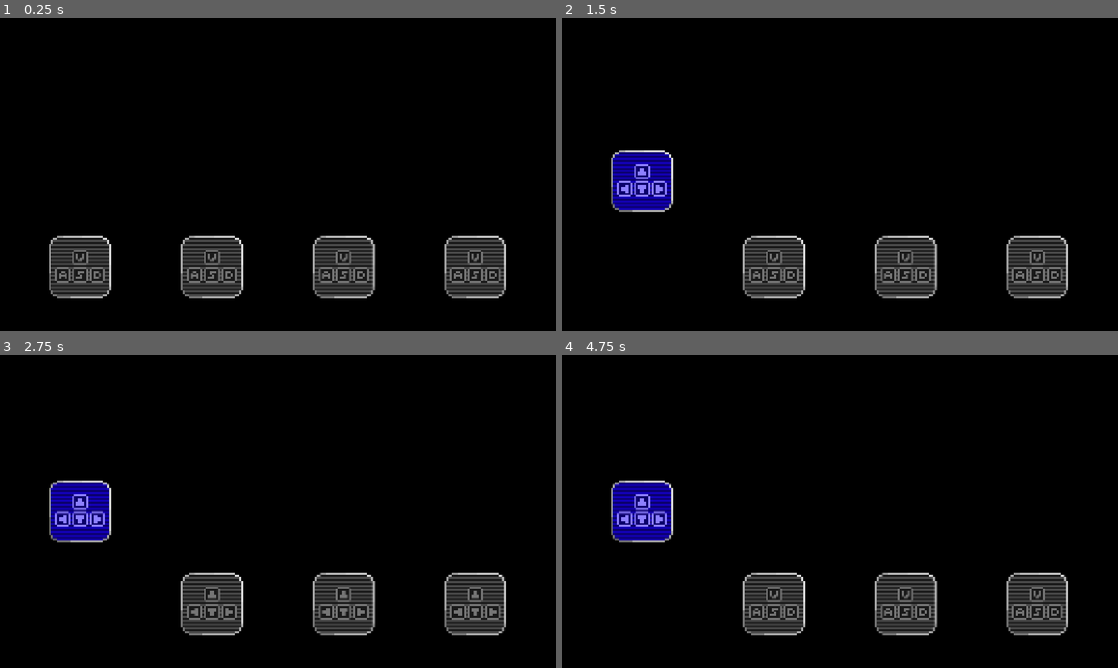
Above: before the commit, frames 1-4 (two rows, left to right).
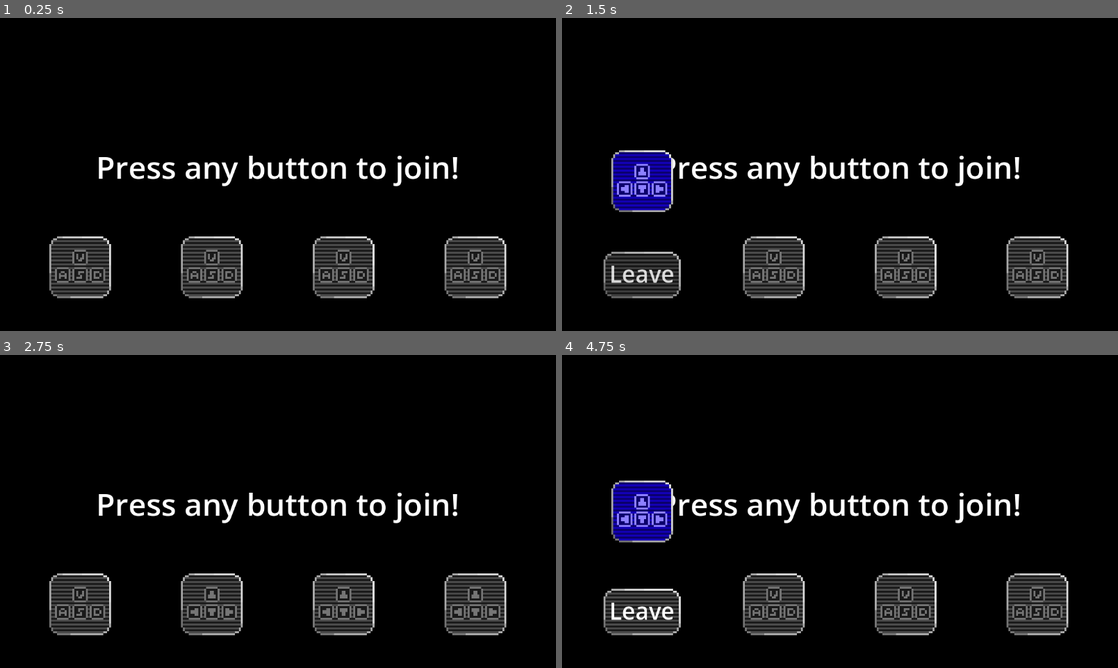
Above: after the commit, the same moments.

Repository: Game-Development-Club-at-UMD/co-op-framework
Game: Godot game, scene res://Framework/Splitscreen/framework_control.tscn
Two runs of this game, one before a commit and one after it. Both use one fixed random seed, a clock stepped at 60 frames per second and the inputs below.
Inputs (mouse positions are in pixels of both pictures, inside the frame that each line leads up to):
- Up to frame 1 (0.25 s): no input
- Up to frame 2 (1.5 s): click (639, 265) at 0.52 s; tap Enter at 1.25 s; hold Right (keyboard_arrow_keys_right) from 1.28 s (still down)
- Up to frame 3 (2.75 s): release Right (keyboard_arrow_keys_right) at 2 s; click (77, 611) at 2 s, where only the run after the commit has a clickable "[center]Leave"
- Up to frame 4 (4.75 s): tap Enter at 2.75, 3.5, 4.25 s; hold Down (keyboard_arrow_keys_down) 2.78-3.53 s; hold Right (keyboard_arrow_keys_right) 3.53-4.28 s; hold Up (keyboard_arrow_keys_up) from 4.28 s (still down)

The runs differ from the first frame. In frame 1, 3.2% of the frame differs, in the area x 8-92%, y 44-90%; in frame 2, 4.7%; in frame 3, 7.0%, in the area x 8-92%, y 40-90%; in frame 4, 5.4%.

Commit message:
Basic and bad camera functionality. Should eventually be evolved to include 3D as a possibility.

Diff:
--- /dev/null
+++ b/Example Game/scenes/example_game.gd
@@ -0,0 +1,10 @@
+extends Node2D
+
+var player = preload("res://Example Game/scenes/example_player.tscn")
+
+## Starts the game with the given number of players.
+func start(number_of_players: int) -> void:
+	for i in number_of_players:
+		var new_player = player.instantiate()
+		add_child(new_player)
+		new_player.set_player_num(i + 1)
--- a/Example Game/scenes/example_game.tscn
+++ b/Example Game/scenes/example_game.tscn
@@ -1,12 +1,11 @@
 [gd_scene format=3 uid="uid://tbq21h2pw7k5"]
 
 [ext_resource type="Texture2D" uid="uid://c6df44tthmwdi" path="res://Example Game/assets/IMG_0618.jpeg" id="1_pag7w"]
-[ext_resource type="PackedScene" uid="uid://bvoswhpcw6t30" path="res://Example Game/scenes/example_player.tscn" id="2_likib"]
+[ext_resource type="Script" uid="uid://0v6yncf8sj1n" path="res://Example Game/scenes/example_game.gd" id="1_tyklc"]
 
 [node name="Example Game" type="Node2D" unique_id=629457840]
+script = ExtResource("1_tyklc")
 
 [node name="Sprite2D" type="Sprite2D" parent="." unique_id=1576830577]
 rotation = 3.1415927
 texture = ExtResource("1_pag7w")
-
-[node name="ExamplePlayer" parent="Sprite2D" unique_id=737787713 instance=ExtResource("2_likib")]
--- a/Example Game/scenes/example_player.gd
+++ b/Example Game/scenes/example_player.gd
@@ -1,7 +1,21 @@
 extends CharacterBody2D
 
-@export var player_number: int = 1
+@onready var sprite = $"Sprite2D"
+
+var camera: Camera2D
+
+const SPEED = 200
+
+var player_number: int = 1
 
 func _physics_process(_delta: float) -> void:
-	if Input.is_action_pressed(CoopInput.get_player(player_number).UP):
-		print("horray")
+	velocity.x = SPEED * Input.get_axis(CoopInput.get_player(player_number).LEFT, CoopInput.get_player(player_number).RIGHT)
+	velocity.y = SPEED * Input.get_axis(CoopInput.get_player(player_number).UP, CoopInput.get_player(player_number).DOWN)
+	move_and_slide()
+	camera.position = position
+
+func set_player_num(player_num: int) -> void:
+	player_number = player_num
+	sprite.frame = player_num - 1
+	position.x = player_number * 120 - 240
+	camera = Cameras.get_camera(player_num)
--- a/Example Game/scenes/example_player.tscn
+++ b/Example Game/scenes/example_player.tscn
@@ -1,11 +1,22 @@
 [gd_scene format=3 uid="uid://bvoswhpcw6t30"]
 
 [ext_resource type="Script" uid="uid://cywjqo66fw4j5" path="res://Example Game/scenes/example_player.gd" id="1_w5njd"]
+[ext_resource type="Texture2D" uid="uid://1hrijv756jxx" path="res://Example Game/assets/paladog.png" id="2_g5m00"]
 
-[sub_resource type="RectangleShape2D" id="RectangleShape2D_bk7jt"]
+[sub_resource type="CircleShape2D" id="CircleShape2D_g5m00"]
+radius = 50.0
 
 [node name="ExamplePlayer" type="CharacterBody2D" unique_id=737787713]
+collision_layer = 2
+collision_mask = 3
+platform_floor_layers = 4294967293
 script = ExtResource("1_w5njd")
 
 [node name="CollisionShape2D" type="CollisionShape2D" parent="." unique_id=696502715]
-shape = SubResource("RectangleShape2D_bk7jt")
+shape = SubResource("CircleShape2D_g5m00")
+
+[node name="Sprite2D" type="Sprite2D" parent="." unique_id=25563566]
+texture_filter = 1
+texture = ExtResource("2_g5m00")
+hframes = 2
+vframes = 2
--- a/Framework/Player Select Screen/player_select_screen.gd
+++ b/Framework/Player Select Screen/player_select_screen.gd
@@ -53,6 +53,7 @@
 		else:
 			player_input_cards[i].set_needs_to_exist_to_play_game(false)
 		player_input_cards[i].disconnect_control_type()
+		player_input_cards[i].set_player_select_screen(self)
 
 	# hide all players that can never join
 	for i in range(0, MAX_PLAYER_COUNT):
@@ -108,6 +109,15 @@
 	player_count += 1
 	CoopInput.get_player(player_count).assign_inputs(control_name)
 
+## Removes player at given player number.
+func remove_player(player_num: int) -> void:
+	# just do the opposite of add_new_player
+	player_input_cards[player_num - 1].disconnect_control_type()
+	currently_used_controls.pop_at(player_num - 1)
+	player_count -= 1
+	# shift all other controllers left
+
+
 ## TRIES to start game. Fails if there aren't enough players.
 func start_game() -> void:
 	if player_count < minimum_players: return
--- a/Framework/Player Select Screen/player_select_screen.tscn
+++ b/Framework/Player Select Screen/player_select_screen.tscn
@@ -64,3 +64,28 @@
 [node name="Player Input Card4" parent="CanvasLayer/Control/MarginContainer/HBoxContainer" unique_id=1203042942 instance=ExtResource("2_ibhy5")]
 layout_mode = 2
 player_num = 4
+
+[node name="Control" type="Control" parent="CanvasLayer/Control" unique_id=1949118702]
+layout_mode = 1
+anchors_preset = 8
+anchor_left = 0.5
+anchor_top = 0.5
+anchor_right = 0.5
+anchor_bottom = 0.5
+offset_left = -20.0
+offset_top = -20.0
+offset_right = 20.0
+offset_bottom = 20.0
+grow_horizontal = 2
+grow_vertical = 2
+
+[node name="Instructions" type="RichTextLabel" parent="CanvasLayer/Control/Control" unique_id=1003530152]
+layout_mode = 0
+offset_left = -556.0
+offset_top = -40.0
+offset_right = 596.0
+offset_bottom = 66.0
+mouse_filter = 2
+theme_override_font_sizes/normal_font_size = 64
+bbcode_enabled = true
+text = "[center]Press any button to join!"
--- a/Framework/Player Select Screen/ui_elements/player_input_card.gd
+++ b/Framework/Player Select Screen/ui_elements/player_input_card.gd
@@ -6,14 +6,20 @@
 @onready var sprite = $"Sprite2D"
 @onready var timer = $"InputHint Timer"
 @onready var anim = $"AnimationPlayer"
+@onready var disconnect_button = $"Disconnect"
 
 ## When true, this player needs to connect to the game for it to start.
 var needs_to_exist_to_play_game: bool = false
+
+## When true, you can disconnect.
+var connected: bool = false
 
 ## Loaded when player MUST exist for the game to run, or whenever the player is joined.
 @onready var connected_texture: Texture = load("res://Framework/Player Select Screen/assets/p" + str(player_num) + "_controls.png")
 ## Loaded whenever the player is disconnected and doesn't need to join for the game to start.
 @onready var disconnected_texture: Texture = load("res://Framework/Player Select Screen/assets/gray_controls.png")
+
+var player_select_screen: Node
 
 ## Determines what inputs are hinted when no player is connected.
 ## 1 represents keyboard_wasd, 2 represents keyboard_arrow_keys, 3 represents controller.
@@ -33,6 +39,7 @@
 	timer.stop()
 	anim.stop(true)
 	anim.play("connect")
+	connected = true
 
 ## Runs when controller is disconnected. Stays colored if player must be connected for the game to start (like P1).
 func disconnect_control_type() -> void:
@@ -44,6 +51,7 @@
 	_on_input_hint_timer_timeout()
 	anim.stop(true)
 	anim.play("disconnect")
+	connected = false
 
 ## Sets the controls that this input card will hint at.
 func set_valid_controls(wasd: bool, arrow_keys: bool, controller: bool) -> void:
@@ -71,3 +79,14 @@
 		sprite.frame = allowed_input_methods[current_index]
 	# written this way to make the animation prettier when connecting/disconnecting
 	timer.start()
+
+## Runs whenever disconnect is pressed, either by mouse or cursor.
+func disconnect_pressed() -> void:
+	if connected and player_select_screen != null:
+		player_select_screen.remove_player(player_num)
+
+func _on_texture_button_pressed() -> void:
+	disconnect_pressed()
+
+func set_player_select_screen(screen: Node) -> void:
+	player_select_screen = screen
--- a/Framework/Player Select Screen/ui_elements/player_input_card.tscn
+++ b/Framework/Player Select Screen/ui_elements/player_input_card.tscn
@@ -2,6 +2,9 @@
 
 [ext_resource type="Script" uid="uid://j625s1r5tioo" path="res://Framework/Player Select Screen/ui_elements/player_input_card.gd" id="1_wwkgb"]
 [ext_resource type="Texture2D" uid="uid://o80clhap7fbf" path="res://Framework/Player Select Screen/assets/gray_controls.png" id="2_wwkgb"]
+[ext_resource type="Texture2D" uid="uid://bqrlkku2tnrlg" path="res://Framework/Player Select Screen/assets/disconnect.png" id="3_g4eks"]
+[ext_resource type="Texture2D" uid="uid://b73iup1s60dd0" path="res://Framework/Player Select Screen/assets/disconnect_pressed.png" id="4_o5dok"]
+[ext_resource type="Texture2D" uid="uid://ddrfi5ddfjier" path="res://Framework/Player Select Screen/assets/disconnect_highlighted.png" id="5_n3q4h"]
 
 [sub_resource type="Animation" id="Animation_wwkgb"]
 length = 0.001
@@ -17,10 +20,34 @@
 "update": 1,
 "values": [48.0]
 }
+tracks/1/type = "value"
+tracks/1/imported = false
+tracks/1/enabled = true
+tracks/1/path = NodePath("Disconnect:visible")
+tracks/1/interp = 1
+tracks/1/loop_wrap = true
+tracks/1/keys = {
+"times": PackedFloat32Array(0),
+"transitions": PackedFloat32Array(1),
+"update": 1,
+"values": [false]
+}
+tracks/2/type = "value"
+tracks/2/imported = false
+tracks/2/enabled = true
+tracks/2/path = NodePath("Disconnect:modulate")
+tracks/2/interp = 1
+tracks/2/loop_wrap = true
+tracks/2/keys = {
+"times": PackedFloat32Array(0),
+"transitions": PackedFloat32Array(1),
+"update": 0,
+"values": [Color(1, 1, 1, 0)]
+}
 
 [sub_resource type="Animation" id="Animation_g4eks"]
 resource_name = "connect"
-length = 0.19999999999999998
+length = 0.2
 step = 0.1
 tracks/0/type = "value"
 tracks/0/imported = false
@@ -34,10 +61,34 @@
 "update": 0,
 "values": [48.0, 0.0]
 }
+tracks/1/type = "value"
+tracks/1/imported = false
+tracks/1/enabled = true
+tracks/1/path = NodePath("Disconnect:visible")
+tracks/1/interp = 1
+tracks/1/loop_wrap = true
+tracks/1/keys = {
+"times": PackedFloat32Array(0),
+"transitions": PackedFloat32Array(1),
+"update": 1,
+"values": [true]
+}
+tracks/2/type = "value"
+tracks/2/imported = false
+tracks/2/enabled = true
+tracks/2/path = NodePath("Disconnect:modulate")
+tracks/2/interp = 1
+tracks/2/loop_wrap = true
+tracks/2/keys = {
+"times": PackedFloat32Array(0, 0.2),
+"transitions": PackedFloat32Array(1, 1),
+"update": 0,
+"values": [Color(1, 1, 1, 0), Color(1, 1, 1, 1)]
+}
 
 [sub_resource type="Animation" id="Animation_y7g5w"]
 resource_name = "disconnect"
-length = 0.19999999999999998
+length = 0.2
 step = 0.1
 tracks/0/type = "value"
 tracks/0/imported = false
@@ -50,6 +101,30 @@
 "transitions": PackedFloat32Array(1, 1),
 "update": 0,
 "values": [0.0, 48.0]
+}
+tracks/1/type = "value"
+tracks/1/imported = false
+tracks/1/enabled = true
+tracks/1/path = NodePath("Disconnect:visible")
+tracks/1/interp = 1
+tracks/1/loop_wrap = true
+tracks/1/keys = {
+"times": PackedFloat32Array(0, 0.2),
+"transitions": PackedFloat32Array(1, 1),
+"update": 1,
+"values": [true, false]
+}
+tracks/2/type = "value"
+tracks/2/imported = false
+tracks/2/enabled = true
+tracks/2/path = NodePath("Disconnect:modulate")
+tracks/2/interp = 1
+tracks/2/loop_wrap = true
+tracks/2/keys = {
+"times": PackedFloat32Array(0, 0.2),
+"transitions": PackedFloat32Array(1, 1),
+"update": 0,
+"values": [Color(1, 1, 1, 1), Color(1, 1, 1, 0)]
 }
 
 [sub_resource type="AnimationLibrary" id="AnimationLibrary_y7g5w"]
@@ -77,6 +152,7 @@
 script = ExtResource("1_wwkgb")
 
 [node name="Sprite2D" type="Sprite2D" parent="." unique_id=99255811]
+z_index = 1
 texture_filter = 1
 position = Vector2(64, 64)
 scale = Vector2(4, 4)
@@ -91,10 +167,30 @@
 [node name="AnimationPlayer" type="AnimationPlayer" parent="." unique_id=1101917504]
 libraries/ = SubResource("AnimationLibrary_y7g5w")
 
-[node name="TextureButton" type="TextureButton" parent="." unique_id=1798312036]
+[node name="Disconnect" type="TextureButton" parent="." unique_id=1798312036]
+visible = false
+modulate = Color(1, 1, 1, 0)
+texture_filter = 1
 layout_mode = 0
-offset_top = 232.0
-offset_right = 128.0
-offset_bottom = 272.0
+offset_left = -16.0
+offset_top = 224.0
+offset_right = 24.0
+offset_bottom = 248.0
+scale = Vector2(4, 4)
+texture_normal = ExtResource("3_g4eks")
+texture_pressed = ExtResource("4_o5dok")
+texture_hover = ExtResource("5_n3q4h")
+
+[node name="RichTextLabel" type="RichTextLabel" parent="Disconnect" unique_id=713293357]
+layout_mode = 0
+offset_top = 2.75
+offset_right = 160.0
+offset_bottom = 87.75
+scale = Vector2(0.25, 0.25)
+mouse_filter = 2
+theme_override_font_sizes/normal_font_size = 48
+bbcode_enabled = true
+text = "[center]Leave"
 
 [connection signal="timeout" from="InputHint Timer" to="." method="_on_input_hint_timer_timeout"]
+[connection signal="pressed" from="Disconnect" to="." method="_on_texture_button_pressed"]
--- /dev/null
+++ b/Framework/Splitscreen/Cameras.gd
@@ -0,0 +1,17 @@
+extends Node
+
+@onready var P1: Node
+@onready var P2: Node
+@onready var P3: Node
+@onready var P4: Node
+
+## Returns camera based on given player_num. For example, write Cameras.get_camera(2) to get P2's camera.
+## An invalid player number defaults to P1.
+func get_camera(player_number: int) -> Camera2D:
+	# the reason this is a match case is because making an array lets devs access an array, which I don't want them to do
+	match player_number:
+		1: return P1
+		2: return P2
+		3: return P3
+		4: return P4
+	return P1
--- a/Framework/Splitscreen/framework_control.gd
+++ b/Framework/Splitscreen/framework_control.gd
@@ -42,6 +42,11 @@
 var child_scene: Node
 
 func _ready() -> void:
+	# readies cameras, individually instead of a loop to prevent writing a setter that devs might accidentally use
+	Cameras.P1 = player_view_p1.get_camera()
+	Cameras.P2 = player_view_p2.get_camera()
+	Cameras.P3 = player_view_p3.get_camera()
+	Cameras.P4 = player_view_p4.get_camera()
 	# modifies grid container to match splitscreen preferences
 	grid_container.add_theme_constant_override("h_separation", splitscreen_line_thickness)
 	grid_container.add_theme_constant_override("v_separation", splitscreen_line_thickness)
@@ -80,6 +85,7 @@
 		else:
 			player_viewport_containers[i].show()
 
+## Starts up player select.
 func start_player_select() -> void:
 	player_count = 1
 	if child_scene != null:
@@ -89,12 +95,16 @@
 	player_view_p1.add_game(child_scene)
 	update_player_view_count()
 
+## Starts up actual game.
 func start_game(new_player_count: int) -> void:
 	player_count = new_player_count
 	if child_scene != null:
 		child_scene.queue_free()
 	child_scene = game.instantiate()
 	player_view_p1.add_game(child_scene)
+	# Game should have this method so we can give it player count.
+	if child_scene.has_method("start"):
+		child_scene.start(player_count)
 	update_player_view_count()
 
 ## This method is purely for testing. Reduces player count by 1 every time it times out, then updates screens to match.
--- a/Framework/Splitscreen/player_view.gd
+++ b/Framework/Splitscreen/player_view.gd
@@ -17,3 +17,7 @@
 
 func add_game(game: Node) -> void:
 	subviewport.add_child(game)
+
+## Currently always a Camera2D. Bad code.
+func get_camera() -> Camera2D:
+	return camera
--- a/project.godot
+++ b/project.godot
@@ -19,11 +19,12 @@
 [autoload]
 
 CoopInput="*uid://da1s3btexev0d"
+Cameras="*uid://cg2wie38365tq"
 
 [display]
 
 window/size/mode=3
-window/stretch/mode="canvas_items"
+window/stretch/mode="viewport"
 window/stretch/aspect="expand"
 
 [file_customization]
Binary file added: Example Game/assets/paladog.png
Not shown, added: Example Game/assets/paladog.png.import
Not shown, added: Example Game/scenes/example_game.gd.uid
Binary file added: Framework/Player Select Screen/assets/disconnect.png
Not shown, added: Framework/Player Select Screen/assets/disconnect.png.import
Binary file added: Framework/Player Select Screen/assets/disconnect_highlighted.png
Not shown, added: Framework/Player Select Screen/assets/disconnect_highlighted.png.import
Binary file added: Framework/Player Select Screen/assets/disconnect_pressed.png
Not shown, added: Framework/Player Select Screen/assets/disconnect_pressed.png.import
Not shown, added: Framework/Splitscreen/Cameras.gd.uid
